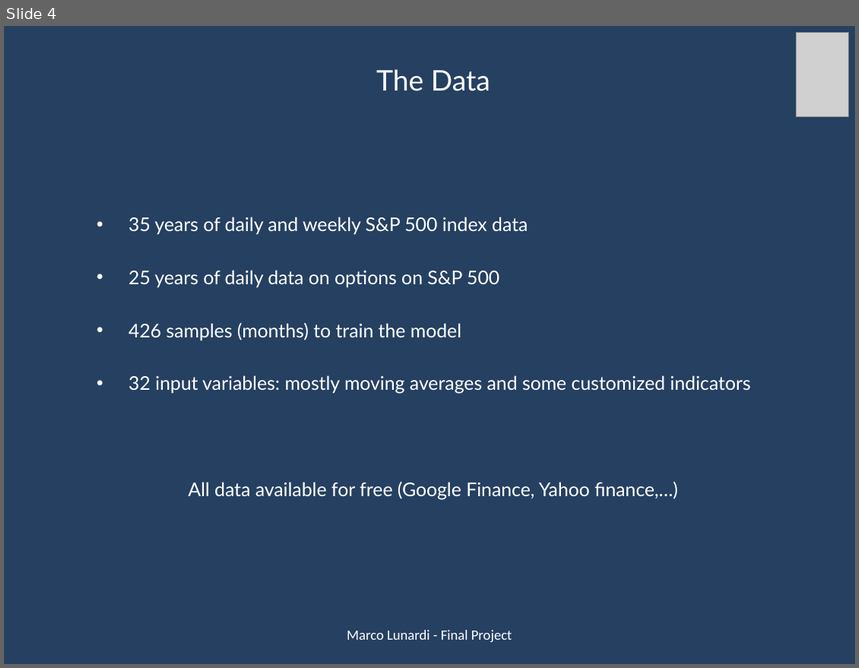
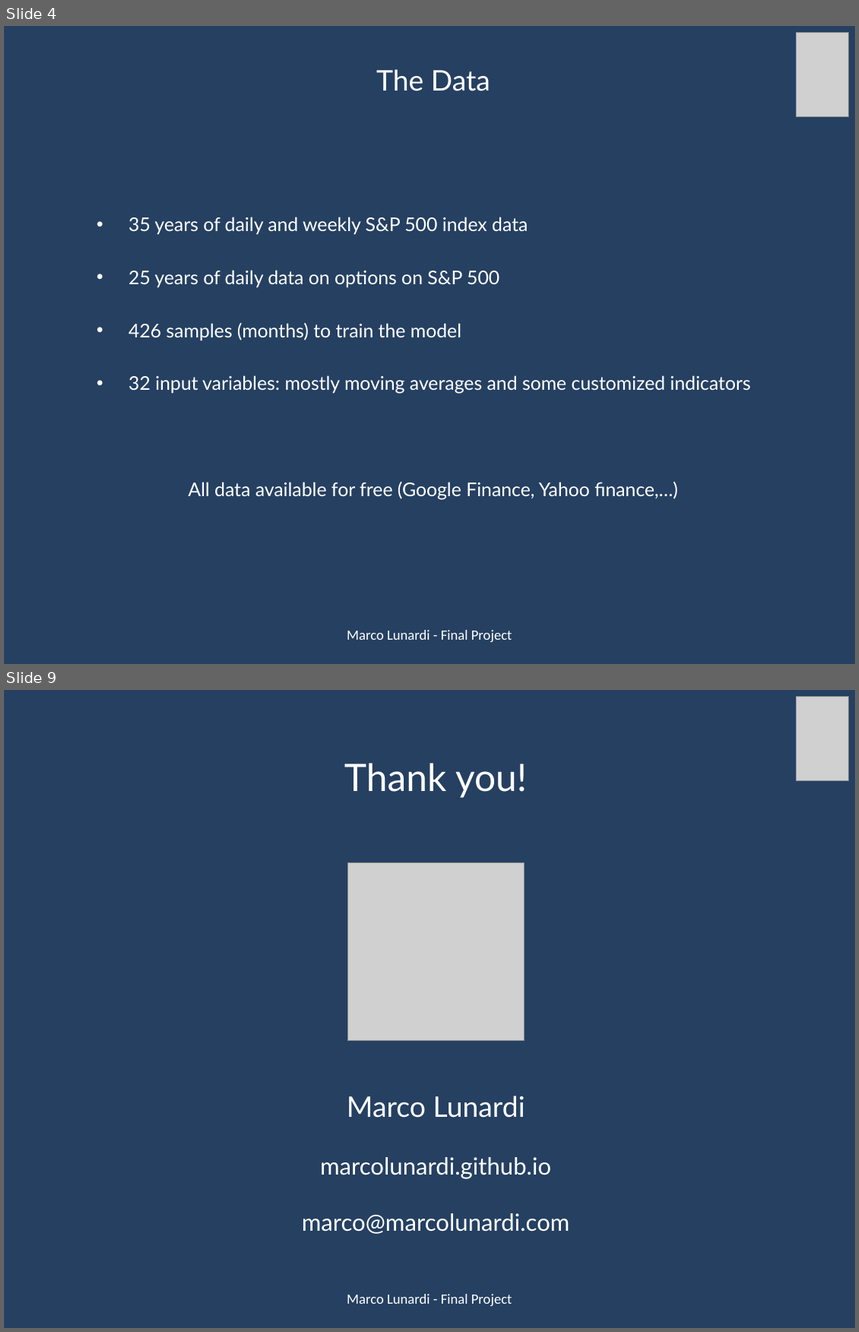
Before and after one commit to marcolunardi/metis, a slide deck: kojak_work/Metis Kojak.pptx. Shown one above the other, each under a label of ours: slide 4 before the commit, slides 4 and 9 after it; the slides between them are not shown. The pictures are 859x668 and 859x1332 pixels, drawn with LibreOffice and Linux fonts; fonts in the diff are those of the drawing; grey boxes stand for pictures. Boxes give left, top, right and bottom in pixels: in the first picture for what was removed or moved away, otherwise in the second. Text is boxed around its words. In the diff, an @@ line names an element or a change of style, - is before the commit and + after.

```diff
--- a/kojak_work/Metis Kojak.pptx
+++ b/kojak_work/Metis Kojak.pptx
@@ slide 9 added at (x1=4, y1=690, x2=855, y2=1328), background #254061 @@
@@ picture added at (x1=797, y1=697, x2=848, y2=781) @@
@@ text added at (x1=302, y1=763, x2=570, y2=1234), 20 pt, text #FFFFFF @@
+Thank you!
+Marco Lunardi
+marcolunardi.github.io
+marco@marcolunardi.com
@@ picture added at (x1=348, y1=863, x2=524, y2=1040) @@
@@ text added at (x1=347, y1=1294, x2=512, y2=1306), 12 pt, text #FFFFFF @@
+Marco Lunardi - Final Project
```
Also in this commit, not shown: 6 slides changed, 7 other files.
